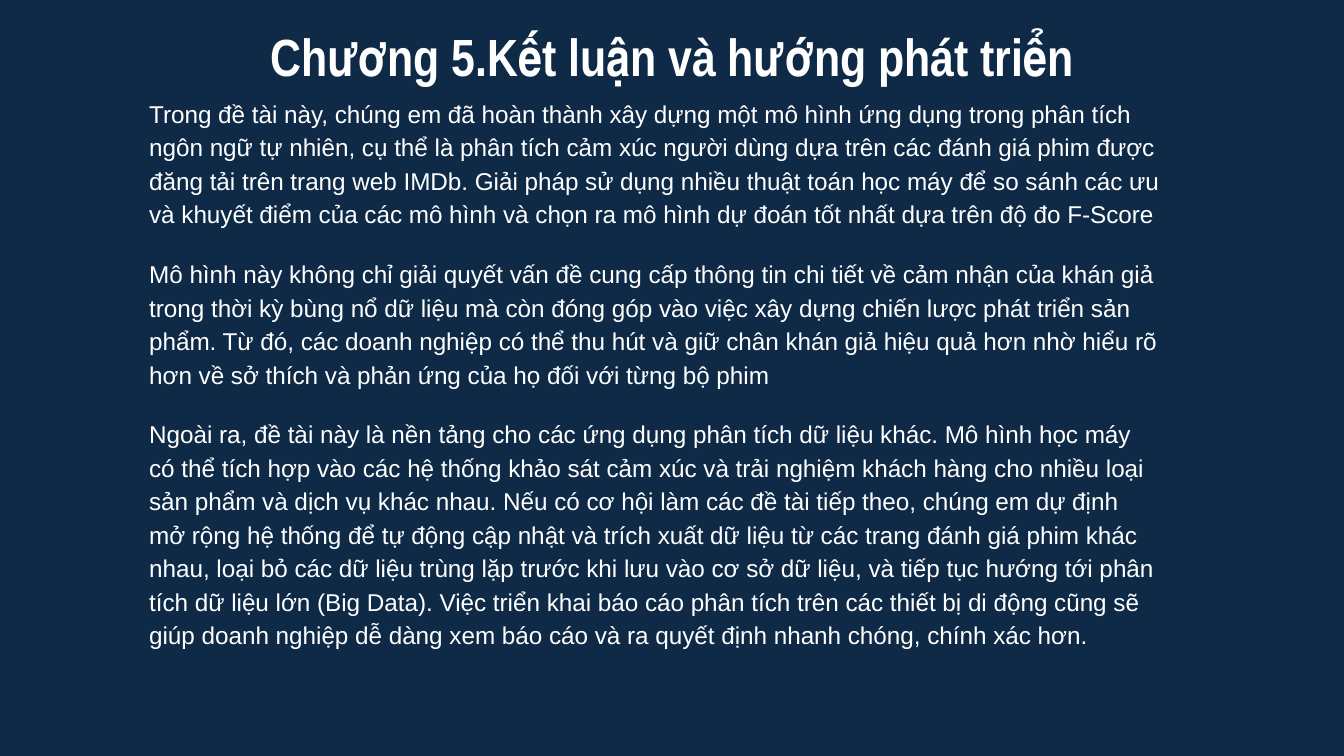
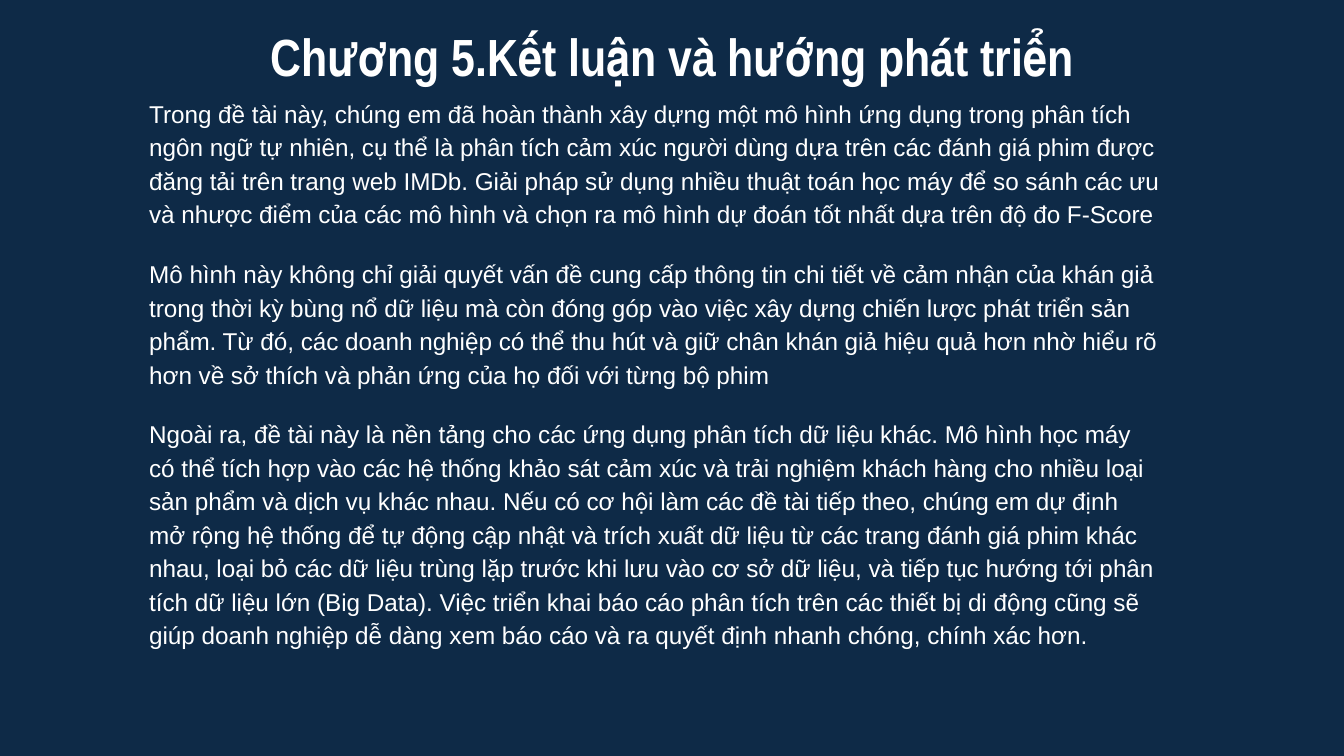
Before and after one commit to hainv204/TLU, a slide deck: slide 34 of CK_MachineLearning/[ML]PP_Nhom1_64KTPM1.pptx. Drawn at 1344x756 pixels with LibreOffice and Linux fonts; fonts in the diff are those of the drawing. Boxes give left, top, right and bottom in pixels: in the first picture for what was removed or moved away, otherwise in the second. Text is boxed around its words. In the diff, an @@ line names an element or a change of style, - is before the commit and + after.

```diff
--- a/CK_MachineLearning/[ML]PP_Nhom1_64KTPM1.pptx
+++ b/CK_MachineLearning/[ML]PP_Nhom1_64KTPM1.pptx
@@ text at [149,104,1159,227]: text changed @@
-Trong đề tài này, chúng em đã hoàn thành xây dựng một mô hình ứng dụng trong phân tích ngôn ngữ tự nhiên, cụ thể là phân tích cảm xúc người dùng dựa trên các đánh giá phim được đăng tải trên trang web IMDb. Giải pháp sử dụng nhiều thuật toán học máy để so sánh các ưu và khuyết điểm của các mô hình và chọn ra mô hình dự đoán tốt nhất dựa trên độ đo F-Score
+Trong đề tài này, chúng em đã hoàn thành xây dựng một mô hình ứng dụng trong phân tích ngôn ngữ tự nhiên, cụ thể là phân tích cảm xúc người dùng dựa trên các đánh giá phim được đăng tải trên trang web IMDb. Giải pháp sử dụng nhiều thuật toán học máy để so sánh các ưu và nhược điểm của các mô hình và chọn ra mô hình dự đoán tốt nhất dựa trên độ đo F-Score
```
Also in this commit, not shown: 6 other slides changed.
